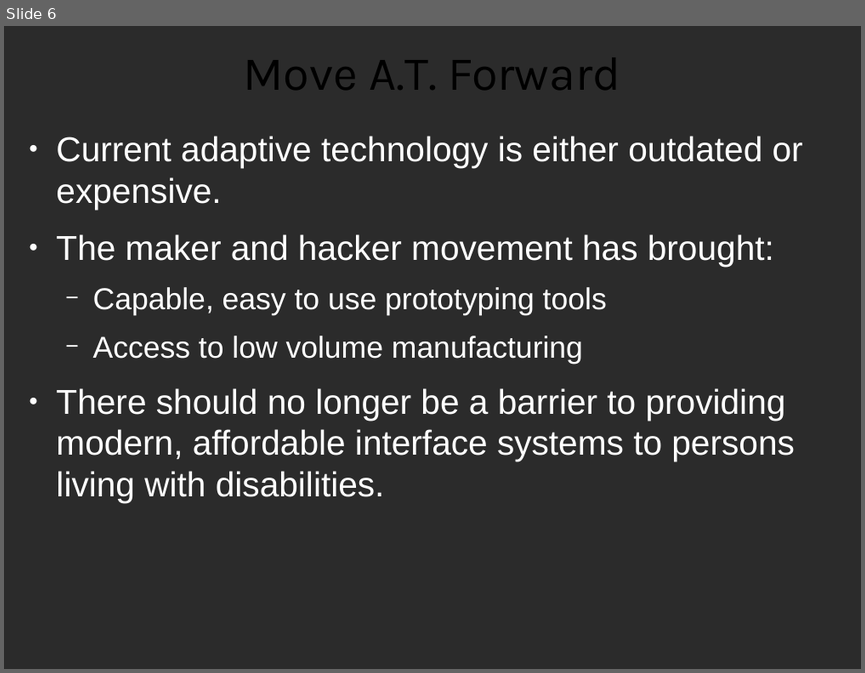
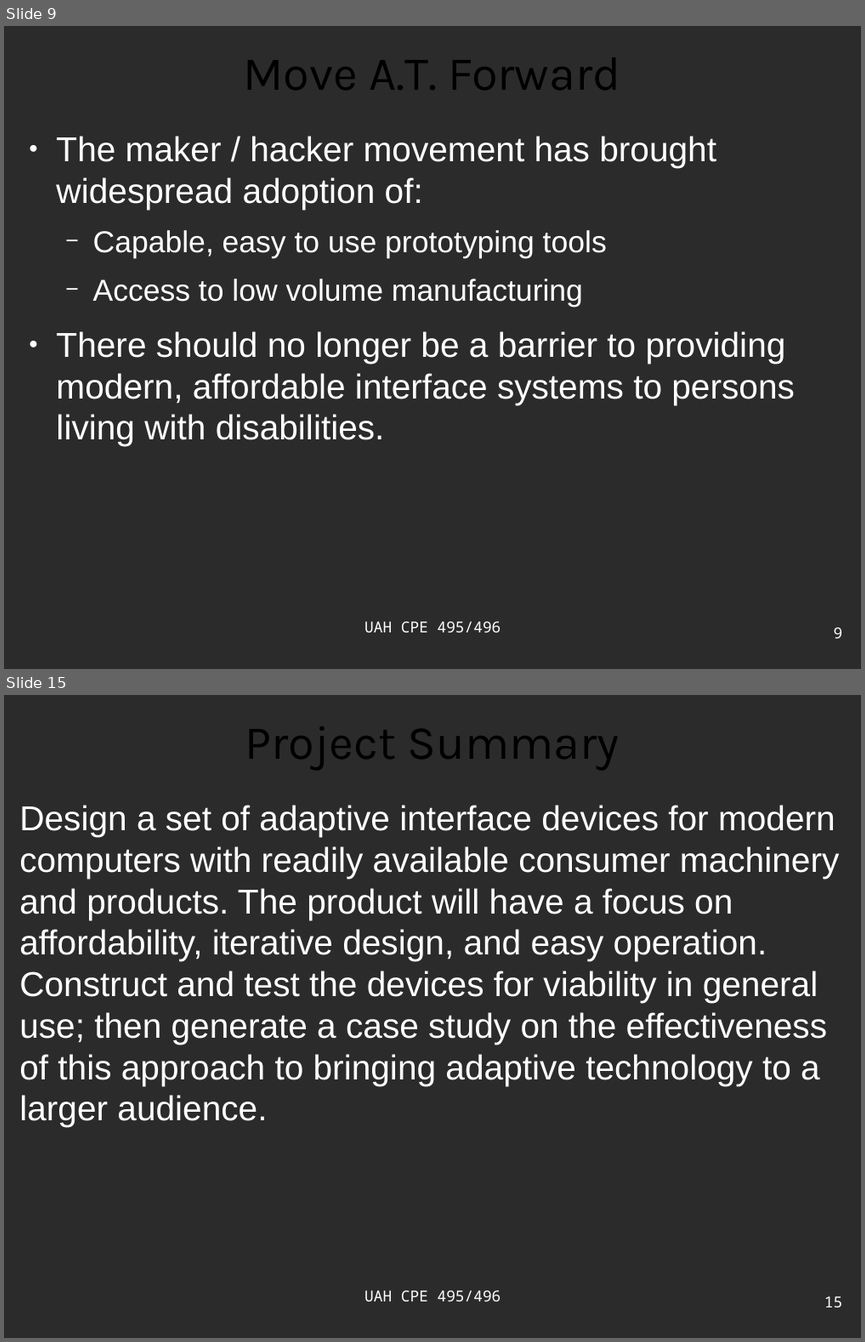
Before and after one commit to ctag/cpe495, a slide deck: projectProposal/presentation_bero.odp. Shown one above the other, each under a label of ours: slide 6 before the commit, slides 9 and 15 after it; the slides between them are not shown. The pictures are 865x673 and 865x1342 pixels, drawn with LibreOffice and Linux fonts; fonts in the diff are those of the drawing; background and template pictures are left out; a plain dark background stands for a picture behind light text. Boxes give left, top, right and bottom in pixels: in the first picture for what was removed or moved away, otherwise in the second. Text is boxed around its words. In the diff, an @@ line names an element or a change of style, - is before the commit and + after.

```diff
--- a/projectProposal/presentation_bero.odp
+++ b/projectProposal/presentation_bero.odp
@@ slide 15 added at bbox=[4, 695, 861, 1338], background picture (left out) @@
@@ title added at bbox=[245, 726, 619, 770], 44 pt, text #000000 @@
+Project Summary
@@ text added at bbox=[19, 805, 839, 1127], 32 pt, text #FFFFFF @@
+Design a set of adaptive interface devices for modern computers with readily available consumer machinery and products. The product will have a focus on affordability, iterative design, and easy operation. Construct and test the devices for viability in general use; then generate a case study on the effectiveness of this approach to bringing adaptive technology to a larger audience.
@@ text added at bbox=[364, 1290, 501, 1301], 14 pt, text #FFFFFF @@
+UAH CPE 495/496
@@ page number added at bbox=[824, 1296, 842, 1307], 14 pt, text #FFFFFF @@
+15
@@ what was slide 6 is now slide 9 @@
@@ slide 9 changed as well @@
@@ text at bbox=[56, 136, 716, 210]: text changed @@
-● Current adaptive technology is either outdated or expensive.
-● The maker and hacker movement has brought:
+● The maker / hacker movement has brought widespread adoption of:
@@ text added at bbox=[364, 621, 501, 632], 14 pt, text #FFFFFF @@
+UAH CPE 495/496
@@ page number added at bbox=[834, 627, 843, 638], 14 pt, text #FFFFFF @@
+9
```
Also in this commit, not shown: 4 other slides changed, 14 other slides added, 12 slides removed, 15 other files.
